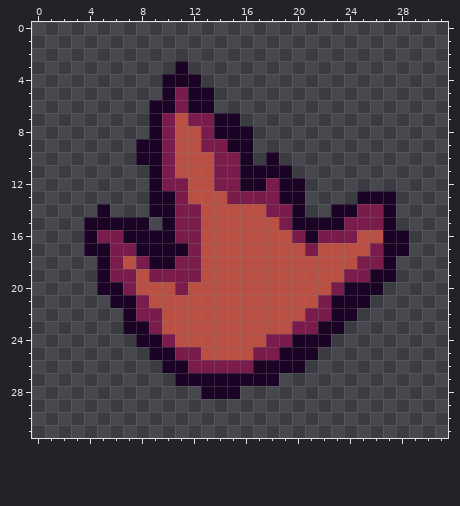
One commit to this pixel-art sprite: assets/images/tower/towerAttack/towerAttack.png. That is the earlier state.
The file is 64x64 pixels, drawn in blocks of 2x2; one block is one cell here.
New version:
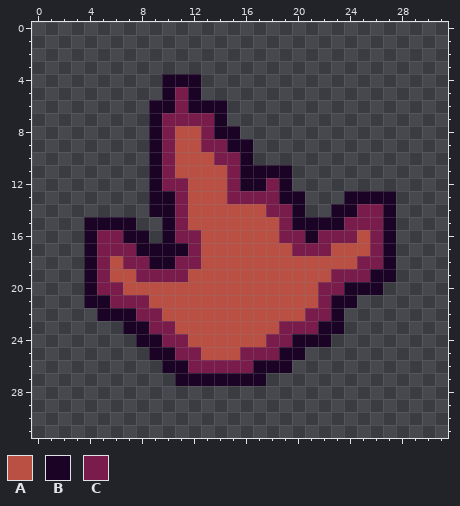
Palette (. is transparent): A #ba5044  B #1b0326  C #7a1c4b
Diff:
Colour A replaces colour C in rows 11 to 12 at x 14; in rows 14 to 15 at x 12; in row 18 at x 6; in row 19 at x 6 to 7 and 12; in row 20 at x 7 and 11.
Colour B is added in row 6 at x 14; in row 13 at x 24; in rows 18 to 20 at x 4; in row 21 at x 4 to 5; in row 22 at x 5 to 6.
Colour C replaces colour A in row 7 at x 11; in row 16 at x 19 and 26; in row 17 at x 20 and 22; in row 18 at x 7; in row 19 at x 8 and 23; in row 20 at x 22.
Colour C replaces colour A in row 23 at x 10 and 19; in row 24 at x 11; in row 25 at x 16.
Colour C replaces colour B in rows 17 to 19 at x 5; in row 20 at x 5 to 6; in row 21 at x 6 to 7.
The edit erases colour B in row 3 at x 11; in row 5 at x 13; in row 7 at x 15; in row 8 at x 16; in row 9 at x 8; in row 10 at x 8 and 18.
The edit erases colour B in row 12 at x 20; in row 14 at x 5; in row 15 at x 8; in row 16 at x 9 and 28; in row 17 at x 28; in row 21 at x 25.
The edit erases colour B in row 22 at x 24; in row 25 at x 21; in row 26 at x 20; in row 27 at x 18; in row 28 at x 13 to 15.
